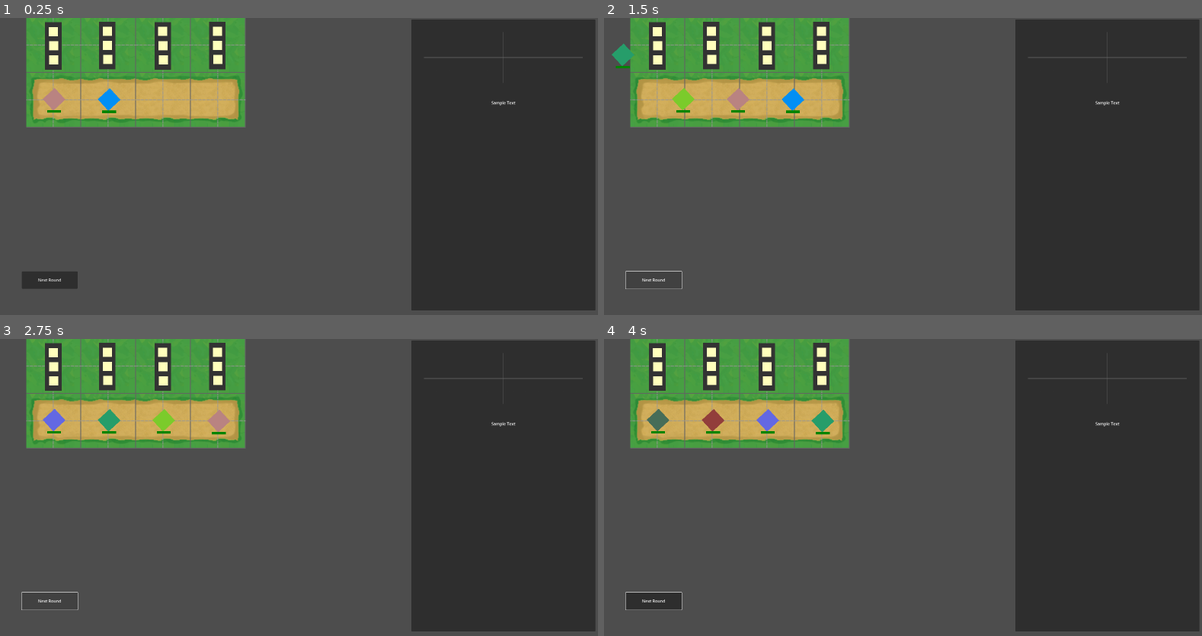
Above: before the commit, frames 1-4 (two rows, left to right).
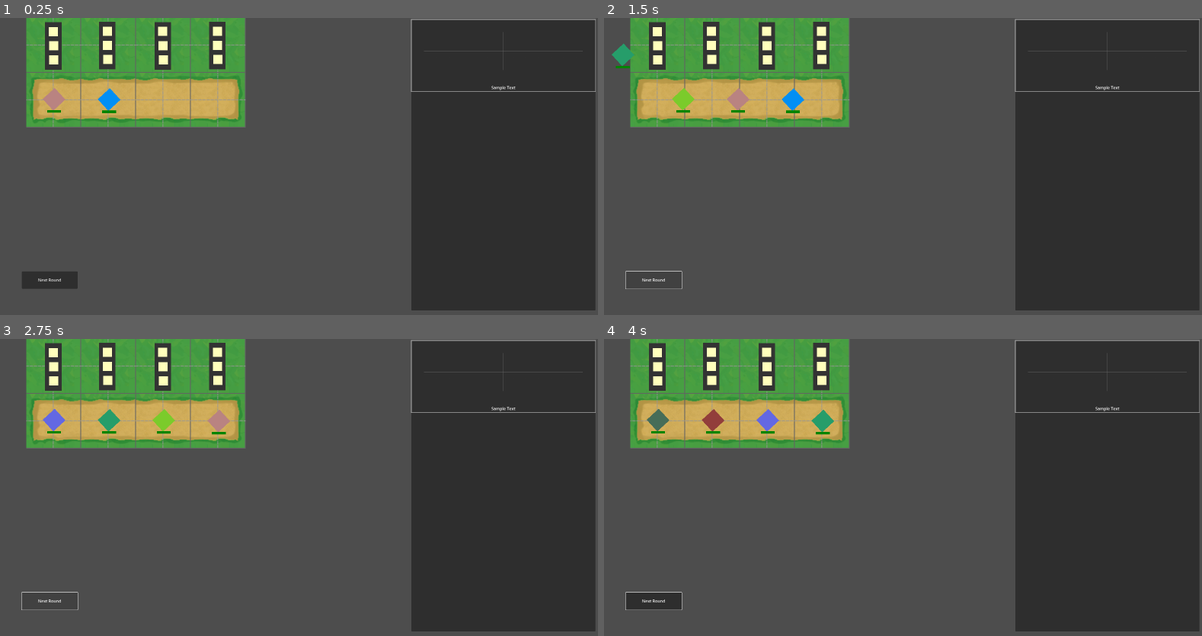
Above: after the commit, the same moments.

Repository: levyy7/Phantom-Frequencies
Game: Godot game, scene res://main_scene.tscn
The game is run twice, just before and just after one commit, with the same random seed, the same clock (stepped at 60 frames per second) and the same inputs.
Inputs (mouse positions are in pixels of both pictures, inside the frame that each line leads up to):
- Up to frame 1 (0.25 s): no input
- Up to frame 2 (1.5 s): click "Next Round" at 0.5 s; click "Next Round" at 1.25 s
- Up to frame 3 (2.75 s): click "Next Round" at 2 s
- Up to frame 4 (4 s): tap Enter at 2.75 s; move the mouse to (1028, 499) at 2.77 s; click (1028, 499) at 2.92 s; tap Space at 3.5 s; move the mouse to (777, 535) at 3.52 s; click (777, 535) at 3.67 s

The runs differ from the first frame. In frame 1, 0.5% of the frame differs, in the area x 68-100%, y 0-30%; in frame 2, 0.5%; in frame 3, 0.5%; in frame 4, 0.5%.

Commit message:
changes to visualizations

Diff:
--- a/visualization_pane/harmonograph/harmonograph.gd
+++ b/visualization_pane/harmonograph/harmonograph.gd
@@ -7,14 +7,14 @@
 var animation_progress: float = 0.0
 
 func build_harmonograph_points(freqs: Array[Frequency]) -> Array[Vector2]:
-	var NUM_POINTS = 600
+	var NUM_POINTS = 1200
 	var points: Array[Vector2] = []
 	var canvas_size = $GraphDisplay.size
 	var center = Vector2(canvas_size.x/2, canvas_size.y/2)
 
 
 	for i in range(NUM_POINTS):
-		var t = float(i) / 8000.0
+		var t = float(i) / 5000.0
 		var x = 0.0
 		var y = 0.0
 
@@ -73,4 +73,10 @@
 		$Label.text = frequencies_descriptor(selected_frequencies)
 
 func _draw() -> void:
-	pass
+	# Draw a border around self
+	var canvas_size = size
+	var border_color = Color(0.8, 0.8, 0.8, 0.8)
+	var border_width = 2.0
+
+	# Draw the rectangle border using draw_rect
+	draw_rect(Rect2(Vector2.ZERO, canvas_size), border_color, false, border_width)
--- a/visualization_pane/harmonograph/harmonograph.tscn
+++ b/visualization_pane/harmonograph/harmonograph.tscn
@@ -6,17 +6,17 @@
 [node name="Harmonograph" type="VBoxContainer"]
 offset_left = 1.0
 offset_right = 401.0
-offset_bottom = 396.0
+offset_bottom = 307.0
 script = ExtResource("1_qvdsf")
 
 [node name="GraphDisplay" type="Container" parent="."]
-custom_minimum_size = Vector2(0, 300)
+custom_minimum_size = Vector2(0, 250)
 layout_mode = 2
 tooltip_text = "Harmonograph"
 script = ExtResource("2_jsjxh")
 
 [node name="Label" type="Label" parent="."]
-custom_minimum_size = Vector2(0, 50)
+custom_minimum_size = Vector2(0, 30)
 layout_mode = 2
 size_flags_vertical = 3
 text = "Sample Text"
